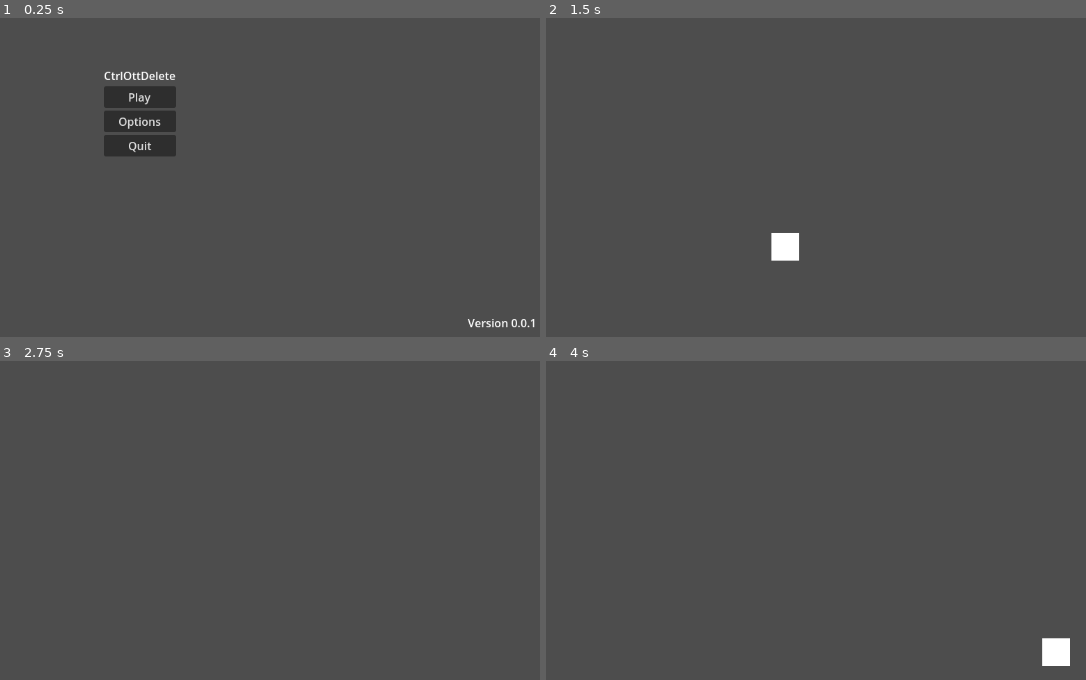
Above: before the commit, frames 1-4 (two rows, left to right).
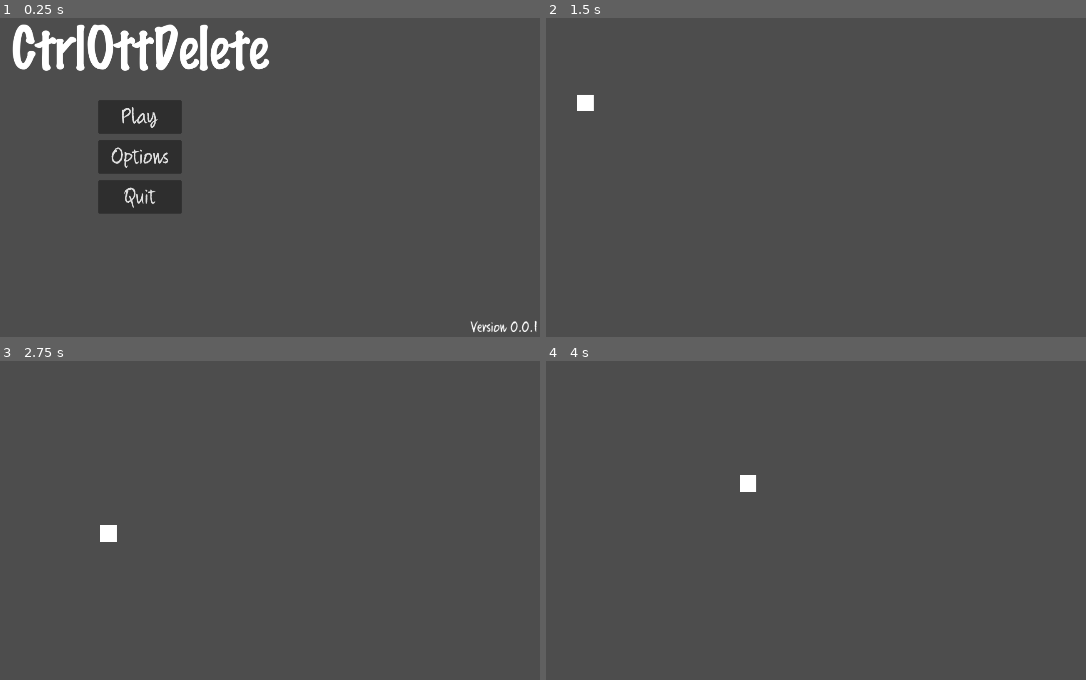
Above: after the commit, the same moments.

Repository: DrOtter3000/ctrlottdelete
Game: Godot game, scene res://UI/main_menu.tscn
The game is run twice, just before and just after one commit, with the same random seed, the same clock (stepped at 60 frames per second) and the same inputs. This scene is started directly instead of the project's main scene.
Inputs:
- Up to frame 1 (0.25 s): no input
- Up to frame 2 (1.5 s): click "Play" at 0.5 s; tap Enter at 1.25 s; hold D (right) from 1.28 s (still down)
- Up to frame 3 (2.75 s): release D (right) at 2.03 s; hold S (down) from 2.03 s (still down)
- Up to frame 4 (4 s): release S (down) at 2.78 s; hold D (right) 2.78-3.53 s; hold W (up) from 3.53 s (still down)

The runs differ from the first frame. In frame 1, 7.9% of the frame differs, in the area x 2-100%, y 1-99%; in frame 2, 0.6%; in frame 3, 0.2%; in frame 4, 0.6%.

Commit message:
add theme

Diff:
--- /dev/null
+++ b/Themes/MainTheme.tres
@@ -0,0 +1,5 @@
+[gd_resource type="Theme" format=3 uid="uid://bb82esxsmlmuv"]
+
+[resource]
+Button/font_sizes/font_size = 48
+Label/font_sizes/font_size = 32
--- a/UI/main_menu.tscn
+++ b/UI/main_menu.tscn
@@ -1,6 +1,7 @@
-[gd_scene load_steps=2 format=3 uid="uid://dim10f7tbwlr4"]
+[gd_scene load_steps=3 format=3 uid="uid://dim10f7tbwlr4"]
 
 [ext_resource type="Script" path="res://UI/main_menu.gd" id="1_6yymf"]
+[ext_resource type="FontFile" uid="uid://dyey30lwflix3" path="res://Fonts/Marker Felt.ttf" id="2_acfie"]
 
 [node name="MainMenu" type="Control"]
 layout_mode = 3
@@ -44,24 +45,38 @@
 offset_bottom = 20.0
 grow_horizontal = 2
 grow_vertical = 2
+theme_override_constants/separation = 16
 
-[node name="LblHeading" type="Label" parent="BoxMain"]
+[node name="MarginContainer" type="MarginContainer" parent="BoxMain"]
 layout_mode = 2
+theme_override_constants/margin_bottom = 32
+
+[node name="LblHeading" type="Label" parent="BoxMain/MarginContainer"]
+layout_mode = 2
+theme_override_fonts/font = ExtResource("2_acfie")
+theme_override_font_sizes/font_size = 128
 text = "CtrlOttDelete"
 
 [node name="BtnPlay" type="Button" parent="BoxMain"]
+custom_minimum_size = Vector2(200, 80)
 layout_mode = 2
+size_flags_horizontal = 4
 text = "Play"
 
 [node name="BtnOptions" type="Button" parent="BoxMain"]
+custom_minimum_size = Vector2(200, 80)
 layout_mode = 2
+size_flags_horizontal = 4
 text = "Options"
 
 [node name="BtnQuit" type="Button" parent="BoxMain"]
+custom_minimum_size = Vector2(200, 80)
 layout_mode = 2
+size_flags_horizontal = 4
 text = "Quit"
 
 [node name="BoxOptions" type="VBoxContainer" parent="."]
+visible = false
 layout_mode = 1
 anchors_preset = 8
 anchor_left = 0.5
@@ -90,7 +105,9 @@
 text = "Fullscreen"
 
 [node name="BtnBack" type="Button" parent="BoxOptions"]
+custom_minimum_size = Vector2(200, 80)
 layout_mode = 2
+size_flags_horizontal = 4
 text = "Back"
 
 [connection signal="pressed" from="BoxMain/BtnPlay" to="." method="_on_btn_play_pressed"]
--- a/project.godot
+++ b/project.godot
@@ -17,7 +17,14 @@
 
 [display]
 
+window/size/viewport_width=1920
+window/size/viewport_height=1080
 window/stretch/mode="viewport"
+
+[gui]
+
+theme/custom="res://Themes/MainTheme.tres"
+theme/custom_font="res://Fonts/Quikhand.otf"
 
 [input]
 
Binary file added: Fonts/Marker Felt.ttf
Not shown, added: Fonts/Marker Felt.ttf.import
Binary file added: Fonts/Quikhand.otf
Not shown, added: Fonts/Quikhand.otf.import
